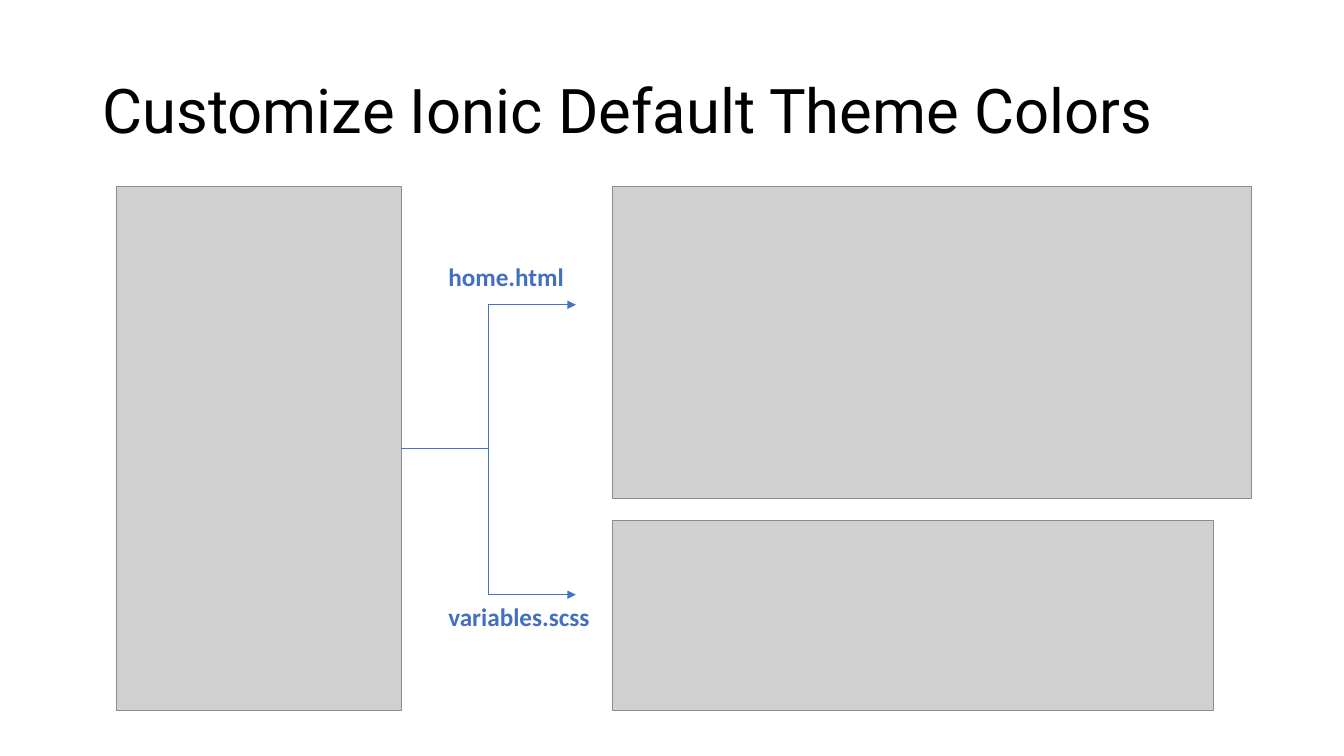
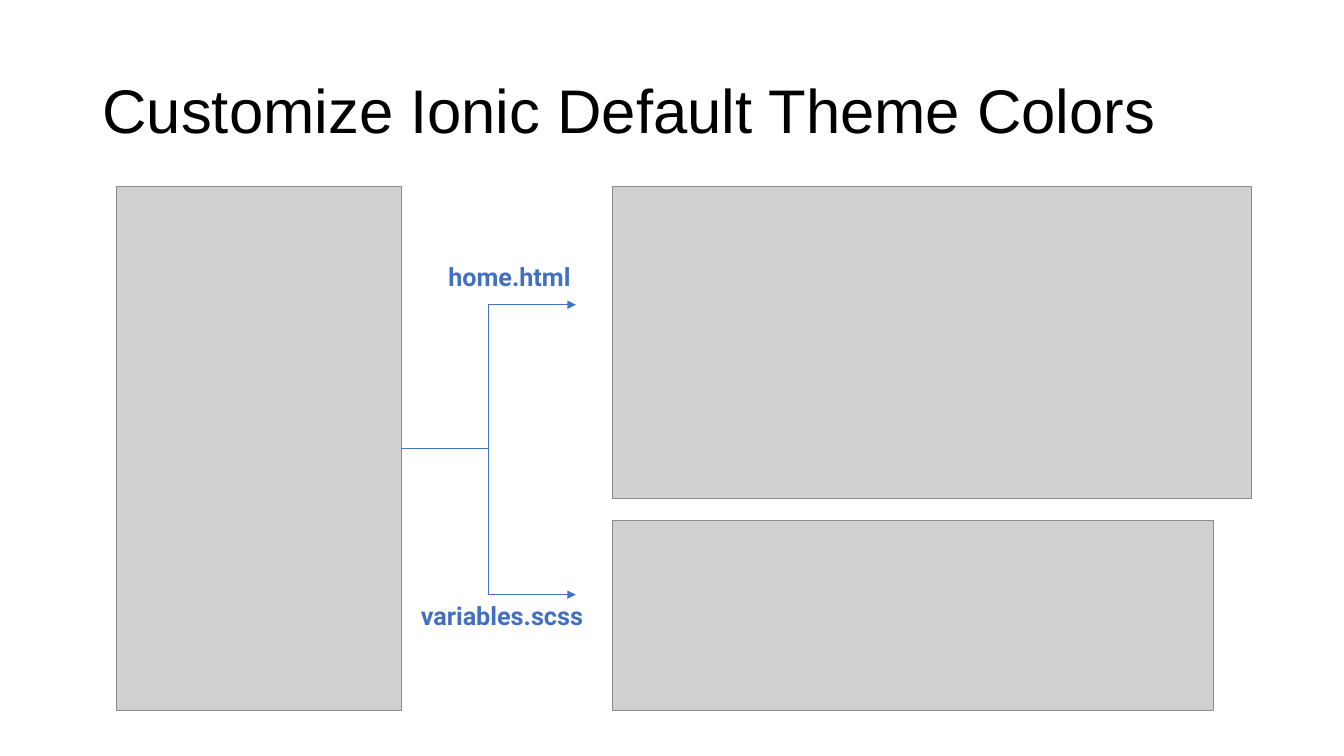
Before and after one commit to fauzisho/ionic-module-learning, a slide deck: slide 6 of 3. Design and Themes/Design and Theme.pptx. Drawn at 1344x756 pixels with LibreOffice and Linux fonts; fonts in the diff are those of the drawing; grey boxes stand for pictures. Boxes give left, top, right and bottom in pixels: in the first picture for what was removed or moved away, otherwise in the second. Text is boxed around its words. In the diff, an @@ line names an element or a change of style, - is before the commit and + after.

```diff
--- a/3. Design and Themes/Design and Theme.pptx
+++ b/3. Design and Themes/Design and Theme.pptx
@@ title "Customize Ionic Default Theme Colors" at (102, 88, 1155, 134): font Roboto to Arial @@
@@ text "home.html" at (448, 267, 570, 287): font Calibri to Roboto @@
@@ text "variables.scss" at (421, 606, 583, 626): font Calibri to Roboto @@
@@ text "variables.scss": place and size @@
-text "variables.scss" at (448, 608, 589, 626)
+text "variables.scss" at (421, 606, 583, 626)
```
Also in this commit, not shown: 10 other slides changed, 3 slides added, 2 other files.
